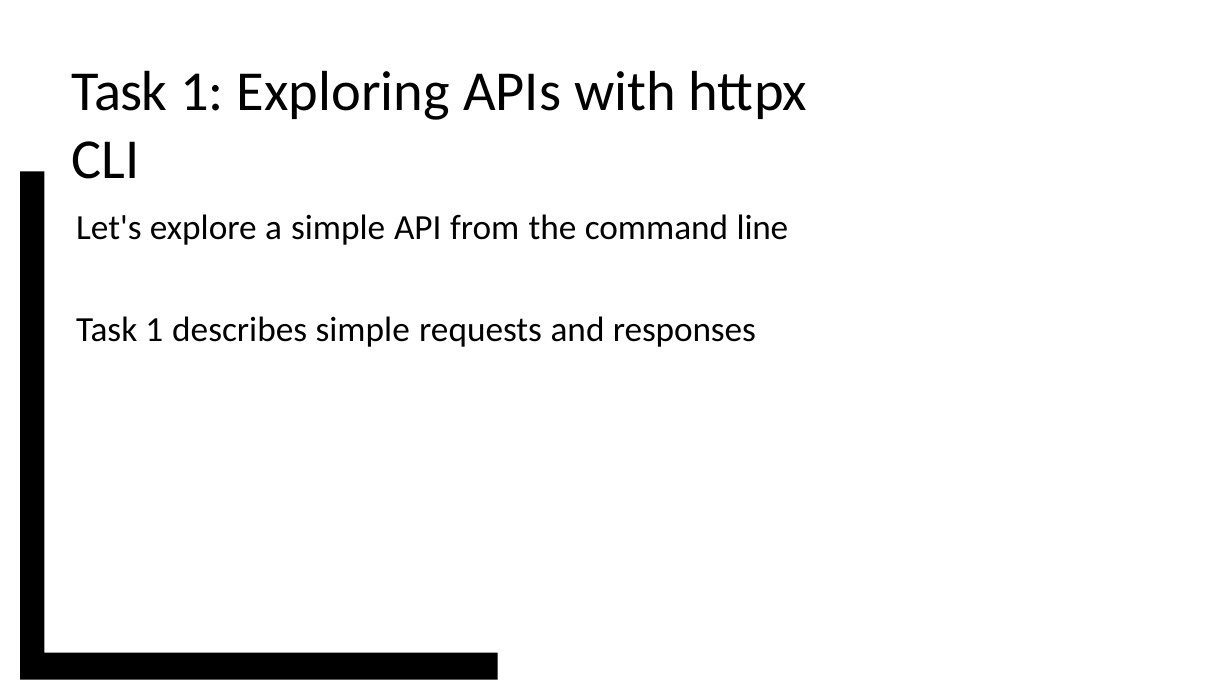
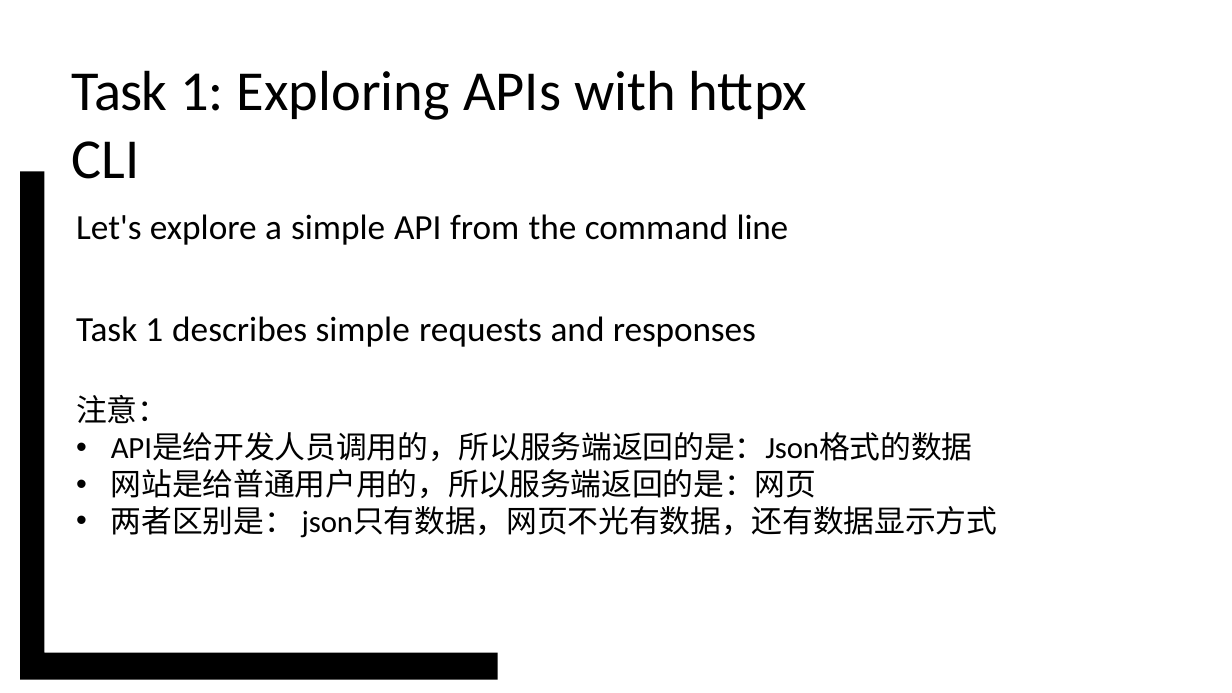
Before and after one commit to vcboy1/Leeds, a slide deck: slide 11 of 26fall/1850/Note/w1.8_s2.pptx. Drawn at 1232x693 pixels with LibreOffice and Linux fonts; fonts in the diff are those of the drawing; background and template pictures are left out. Boxes give left, top, right and bottom in pixels: in the first picture for what was removed or moved away, otherwise in the second. Text is boxed around its words. In the diff, an @@ line names an element or a change of style, - is before the commit and + after.

```diff
--- a/26fall/1850/Note/w1.8_s2.pptx
+++ b/26fall/1850/Note/w1.8_s2.pptx
@@ text at [76,395,998,538]: paragraphs added @@
+注意：
+• API是给开发人员调用的，所以服务端返回的是：Json格式的数据
+• 网站是给普通用户用的，所以服务端返回的是：网页
+• 两者区别是： json只有数据，网页不光有数据，还有数据显示方式
```
Also in this commit, not shown: 12 other slides changed, 32 other files.
